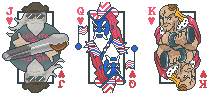
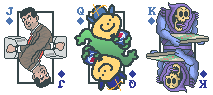
Before/after of a 213 x 95 layered artwork. What changed in the layer stack:
showed group "The Duendes" (5 layers) over bbox(4, 2, 209, 93)
added group "Group 5" with 2 layers in group "The Duendes" over bbox(4, 7, 67, 88)
added layer "Layer 24 copy" in group "Group 5" over bbox(4, 7, 67, 88)
added layer "Layer 23" in group "Group 5" over bbox(4, 7, 67, 88)
hid group "The Americans" (3 layers) over bbox(2, 2, 207, 93)
showed "d_collab_DTD" over bbox(6, 6, 207, 89)
hid "Layer 1" over bbox(6, 4, 207, 91)
